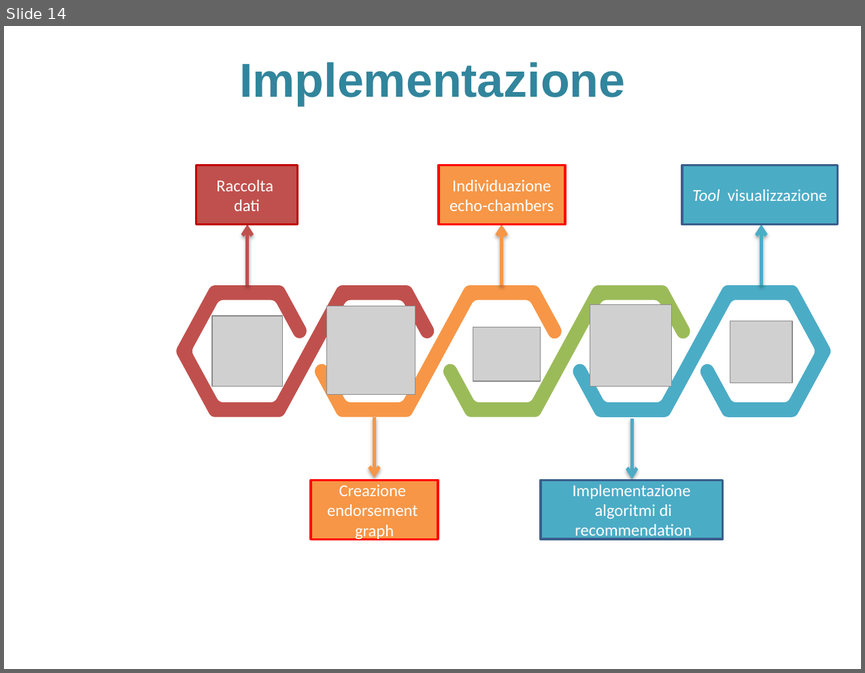
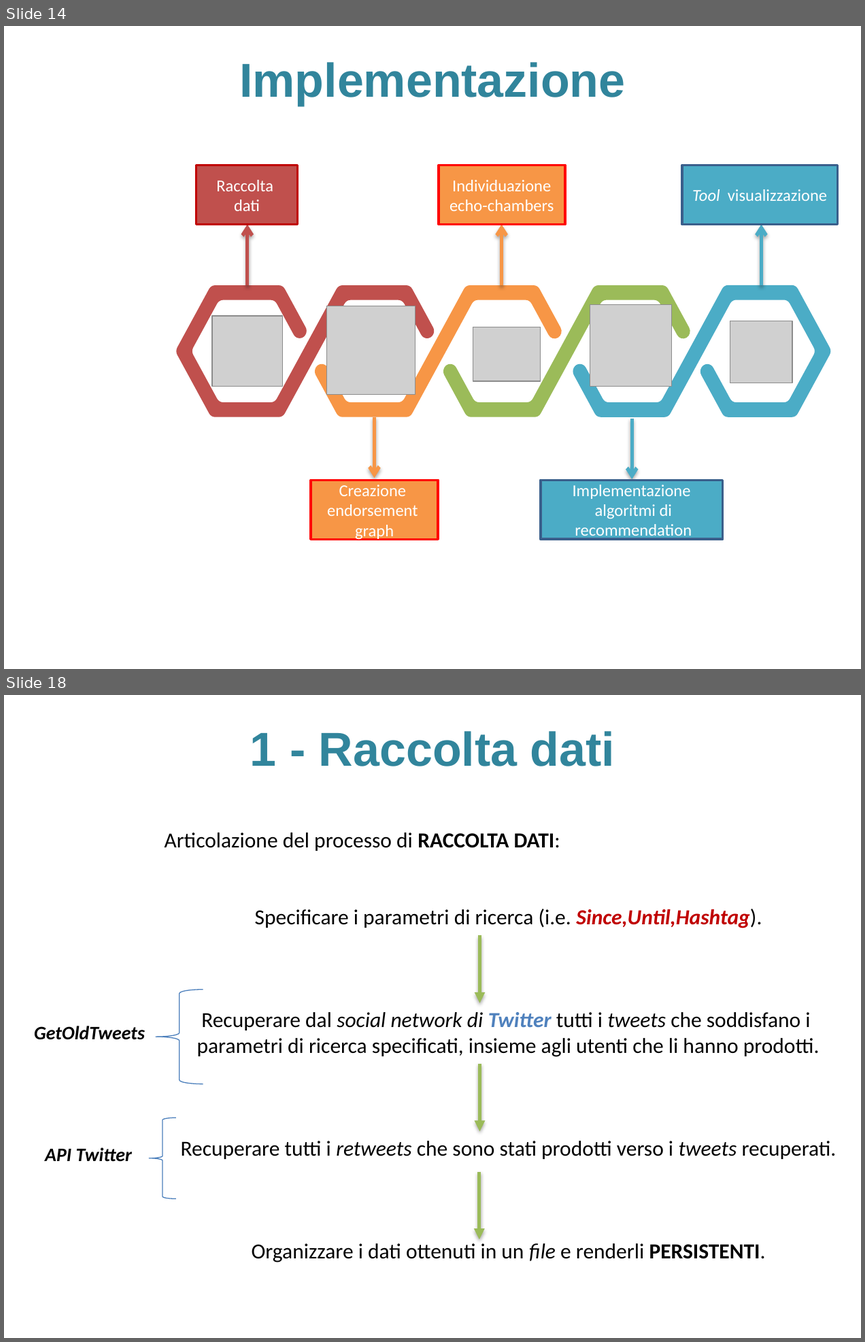
Before and after one commit to sidious1991/TesiLatex, a slide deck: PRESENTAZIONE_TESI/presentazione_agostini_stefano.pptx. Shown one above the other, each under a label of ours: slide 14 before the commit, slides 14 and 18 after it; the slides between them are not shown. The pictures are 865x673 and 865x1342 pixels, drawn with LibreOffice and Linux fonts; fonts in the diff are those of the drawing; grey boxes stand for pictures; background and template pictures are left out. Boxes give left, top, right and bottom in pixels: in the first picture for what was removed or moved away, otherwise in the second. Text is boxed around its words. In the diff, an @@ line names an element or a change of style, - is before the commit and + after.

Commit message:
raccolta dati

```diff
--- a/PRESENTAZIONE_TESI/presentazione_agostini_stefano.pptx
+++ b/PRESENTAZIONE_TESI/presentazione_agostini_stefano.pptx
@@ slide 18 added at bbox=[4, 695, 861, 1338], background picture (left out) @@
@@ title added at bbox=[250, 731, 615, 766], 40 pt, text #31859C, bold @@
+1 - Raccolta dati
@@ text added at bbox=[164, 832, 836, 1262], 18 pt, text #000000 @@
+Articolazione del processo di RACCOLTA DATI:
+Specificare i parametri di ricerca (i.e. Since,Until,Hashtag).
+Recuperare dal social network di Twitter tutti i tweets che soddisfano i
+parametri di ricerca specificati, insieme agli utenti che li hanno prodotti.
+Recuperare tutti i retweets che sono stati prodotti verso i tweets recuperati.
+Organizzare i dati ottenuti in un file e renderli PERSISTENTI.
@@ arrow added from (479, 936) to (479, 1002), #9BBB59 3 pt @@
@@ left brace added at bbox=[156, 989, 203, 1084], outline #4B7EBC 0.75 pt @@
@@ text added at bbox=[34, 1025, 145, 1040], 16 pt, text #000000, bold, italic @@
+GetOldTweets
@@ arrow added from (479, 1064) to (479, 1131), #9BBB59 3 pt @@
@@ left brace added at bbox=[149, 1117, 175, 1198], outline #4B7EBC 0.75 pt @@
@@ text added at bbox=[45, 1147, 132, 1161], 16 pt, text #000000, bold, italic @@
+API Twitter
@@ arrow added from (479, 1172) to (479, 1239), #9BBB59 3 pt @@
```
Also in this commit, not shown: 1 slide changed, 3 other slides added.
